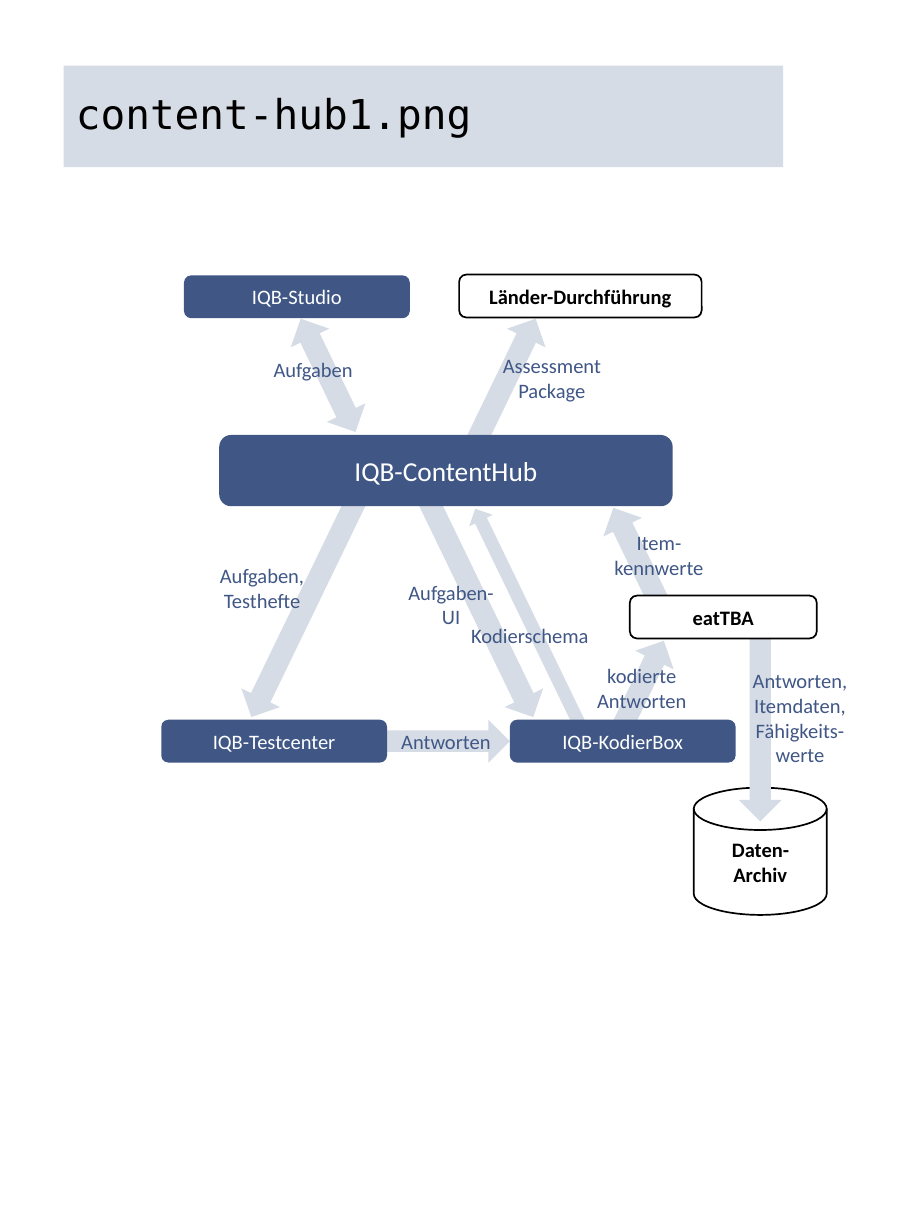
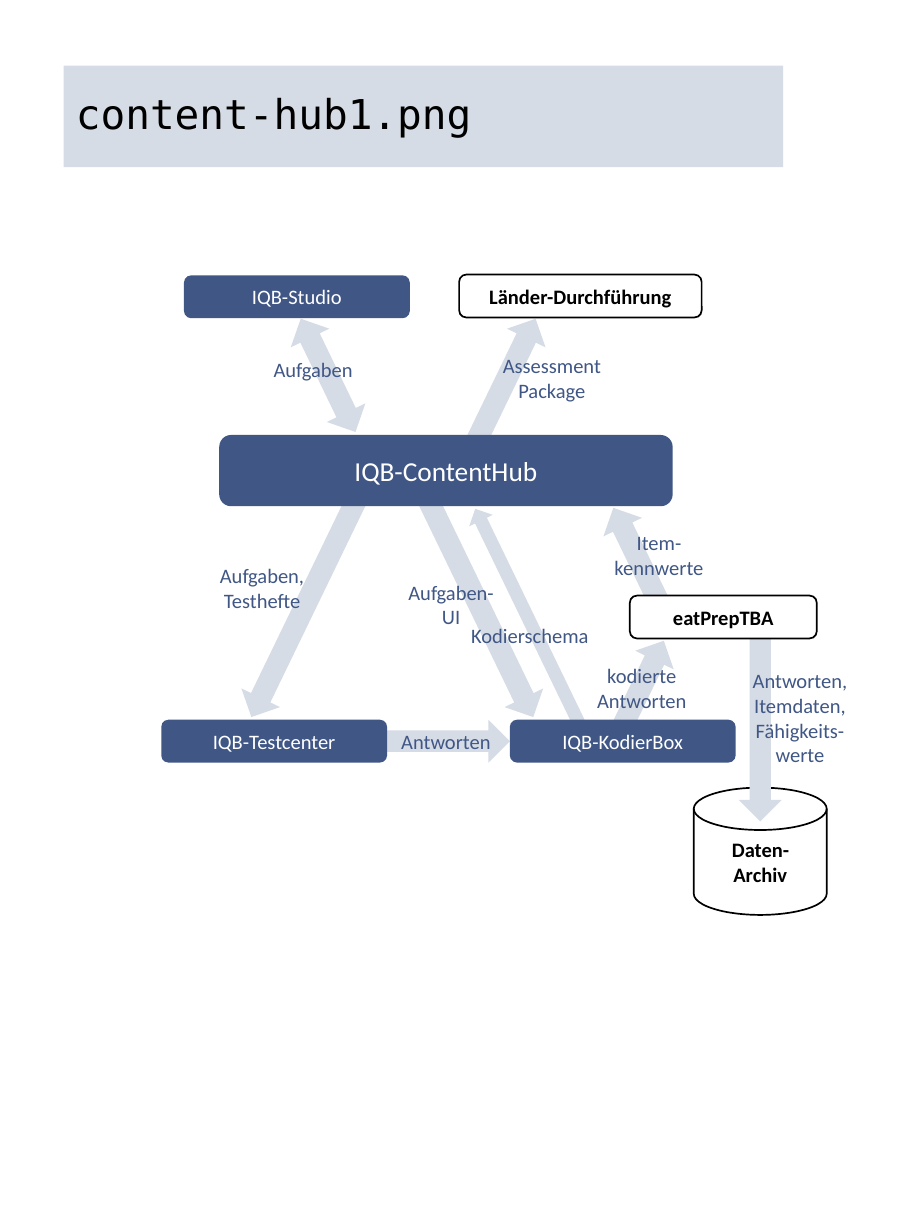
Before and after one commit to iqb-berlin/rising-stars, a slide deck: slide 9 of assets/figures.pptx. Drawn at 924x1232 pixels with LibreOffice and Linux fonts; fonts in the diff are those of the drawing. Boxes give left, top, right and bottom in pixels: in the first picture for what was removed or moved away, otherwise in the second. Text is boxed around its words. In the diff, an @@ line names an element or a change of style, - is before the commit and + after.

Commit message:
Update ContentHub

```diff
--- a/assets/figures.pptx
+++ b/assets/figures.pptx
@@ text in rounded rectangle at (673, 611, 774, 629): text changed @@
-eatTBA
+eatPrepTBA
```
Also in this commit, not shown: 1 other slide changed, 3 other files.
